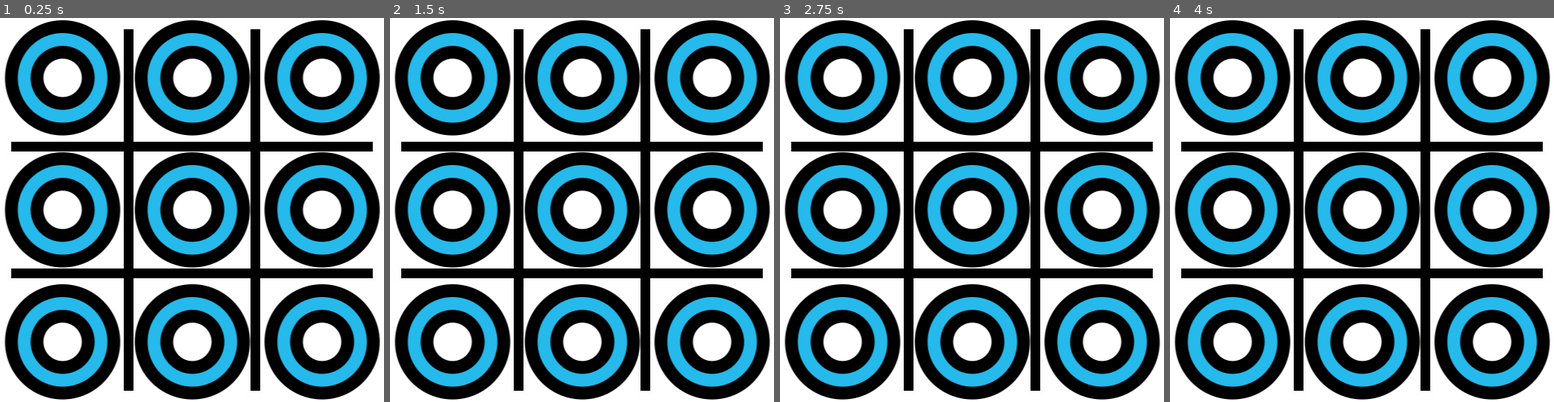
Above: before the commit, frames 1-4 (left to right).
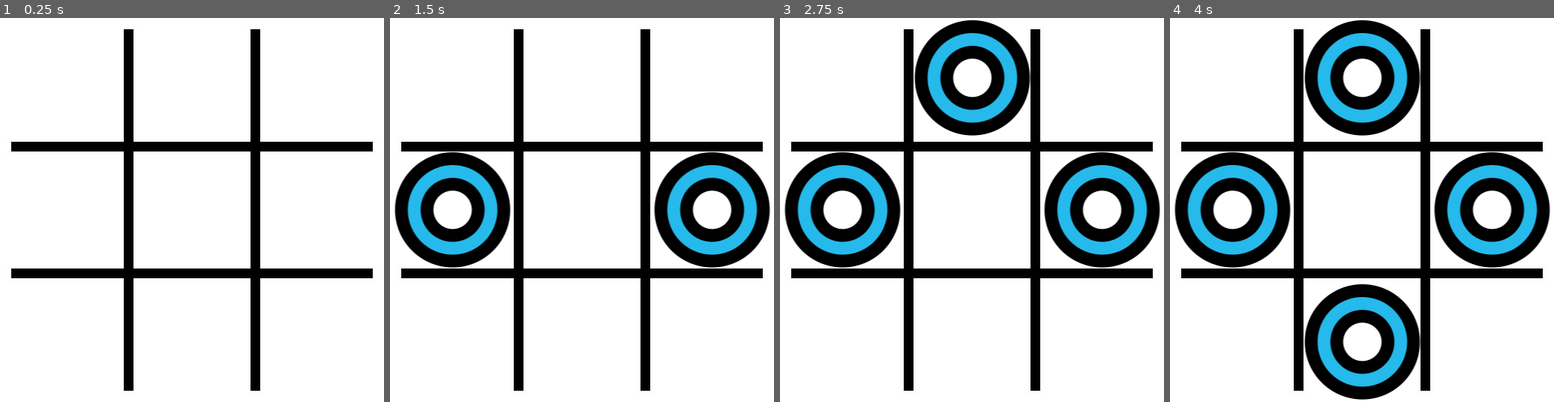
Above: after the commit, the same moments.

Repository: guilhermeprates/tic-tac-toe
Game: Godot game, scene res://Game/Game.tscn
Two runs of this game, one before a commit and one after it. Both use one fixed random seed, a clock stepped at 60 frames per second and the inputs below.
Inputs (mouse positions are in pixels of both pictures, inside the frame that each line leads up to):
- Up to frame 1 (0.25 s): no input
- Up to frame 2 (1.5 s): tap Enter at 0.5 s; move the mouse to (666, 190) at 0.52 s; press the mouse at (666, 190) at 0.53 s; tap Space at 1.25 s; move the mouse to (505, 229) at 1.27 s; release the mouse at (505, 229) at 1.28 s; click (505, 229) at 1.35 s
- Up to frame 3 (2.75 s): tap Enter at 2 s; move the mouse to (1010, 125) at 2.02 s; press the mouse at (1010, 125) at 2.03 s
- Up to frame 4 (4 s): tap Space at 2.75 s; move the mouse to (1342, 286) at 2.77 s; release the mouse at (1342, 286) at 2.78 s; click (1342, 286) at 2.85 s; tap Enter at 3.5 s; move the mouse to (1477, 267) at 3.52 s; press the mouse at (1477, 267) at 3.53 s

The runs differ from the first frame. In frame 1, 58% of the frame differs, in the area x 1-100%, y 0-100%; in frame 2, 45%; in frame 3, 39%; in frame 4, 32%.

Commit message:
Improve board builder

Diff:
--- a/Game/Board.gd
+++ b/Game/Board.gd
@@ -3,22 +3,14 @@
 
 const BOARD_DIMENSIONS = Vector2(3, 3)
 
-var current_symbol: String
-
-func _init():
-	self.current_symbol = 'X'
-
 func _ready():
 	build_board()
-
-func _physics_process(_delta):
-	if Input.is_action_pressed("mouse_left_click"):
-		print("mouse_left_click")
 
 func build_board():
 	for x in range(BOARD_DIMENSIONS.x):
 		for y in range(BOARD_DIMENSIONS.y):
+			print(x, y)
 			var tile = load("res://Game/BoardTile.tscn").instance()
+			tile.position = Vector2(x * 173, y * 176)
+			tile.hide()
 			add_child(tile)
-			print(x, y)
-			tile.set_position(Vector2(x * 173, y * 176))
--- a/Game/BoardTile.gd
+++ b/Game/BoardTile.gd
@@ -1,16 +1,7 @@
-extends Node
-class_name BoardTile
+extends Sprite
 
-signal set_symbol
-
-var symbol: String
-
-func _init():
-	self.symbol = ''
-
-func set_position(position: Vector2) -> void:
-	self.position = position
-
-func set_symbol(new_symbol: String) -> void:
-	self.symbol = new_symbol
-	emit_signal("set_symbol")
+func _input(event):
+	if event.is_action_pressed("mouse_left_click"):
+		if get_rect().has_point(to_local(event.position)):
+			if !visible:
+				show()
--- a/project.godot
+++ b/project.godot
@@ -13,15 +13,9 @@
 "class": "Board",
 "language": "GDScript",
 "path": "res://Game/Board.gd"
-}, {
-"base": "Node",
-"class": "BoardTile",
-"language": "GDScript",
-"path": "res://Game/BoardTile.gd"
 } ]
 _global_script_class_icons={
-"Board": "",
-"BoardTile": ""
+"Board": ""
 }
 
 [application]
